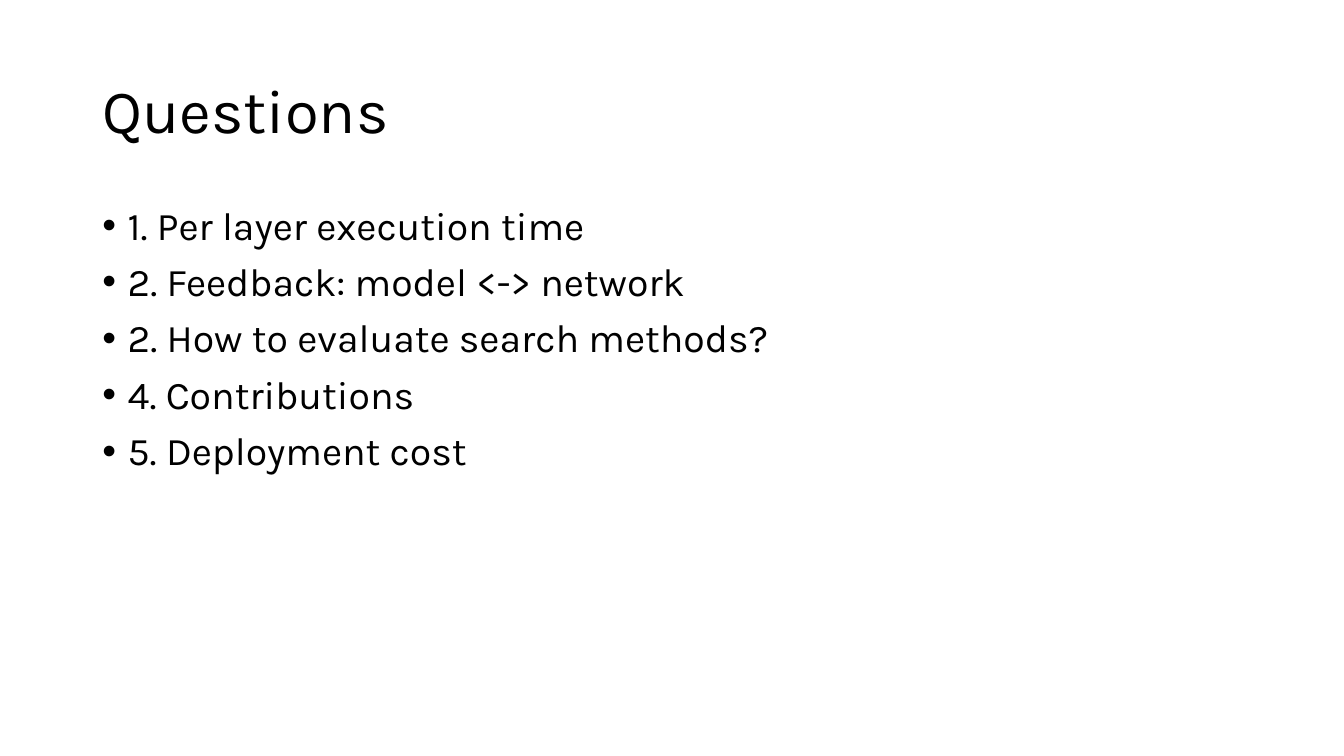
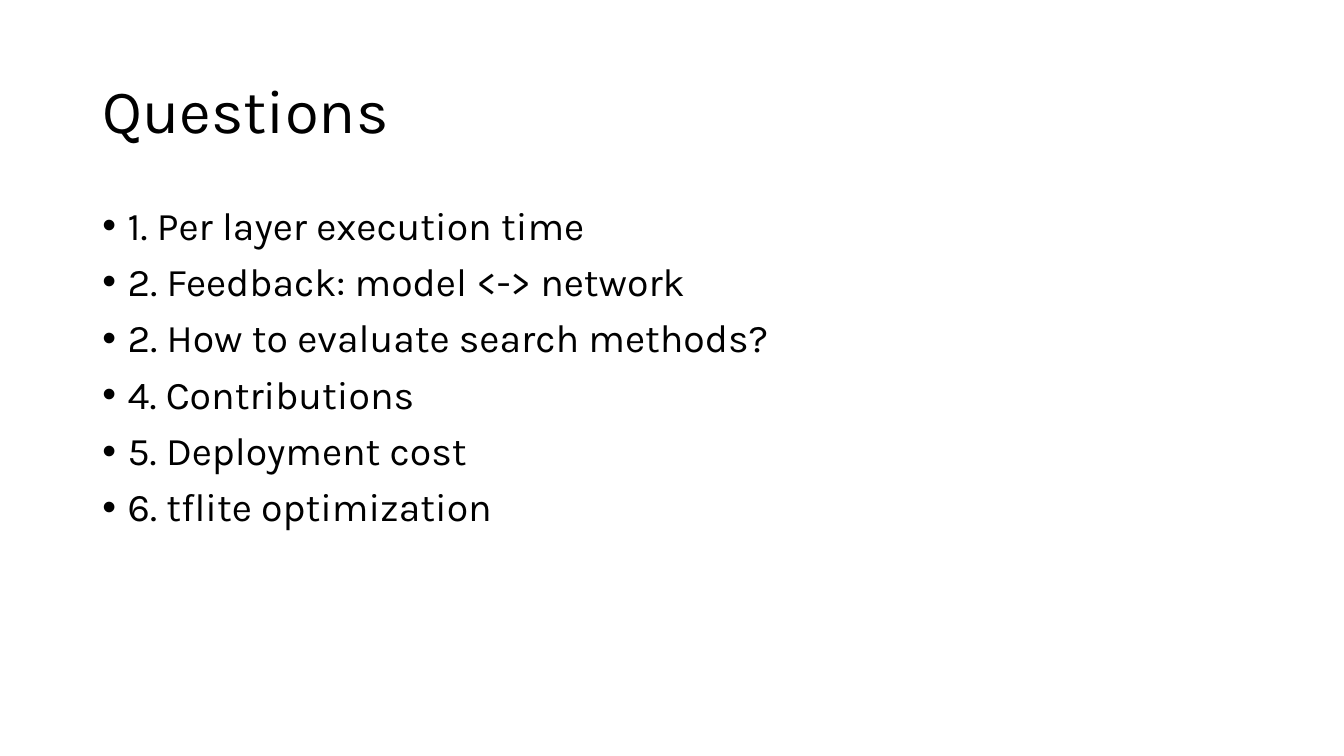
Before and after one commit to GXG-CS/on_device_learning, a slide deck: slide 24 of micro-network-project.pptx. Drawn at 1344x756 pixels with LibreOffice and Linux fonts; fonts in the diff are those of the drawing. Boxes give left, top, right and bottom in pixels: in the first picture for what was removed or moved away, otherwise in the second. Text is boxed around its words. In the diff, an @@ line names an element or a change of style, - is before the commit and + after.

```diff
--- a/micro-network-project.pptx
+++ b/micro-network-project.pptx
@@ text at box(128, 494, 492, 531): paragraph added @@
+• 6. tflite optimization
```
Also in this commit, not shown: 2 slides added, 5 other files.
